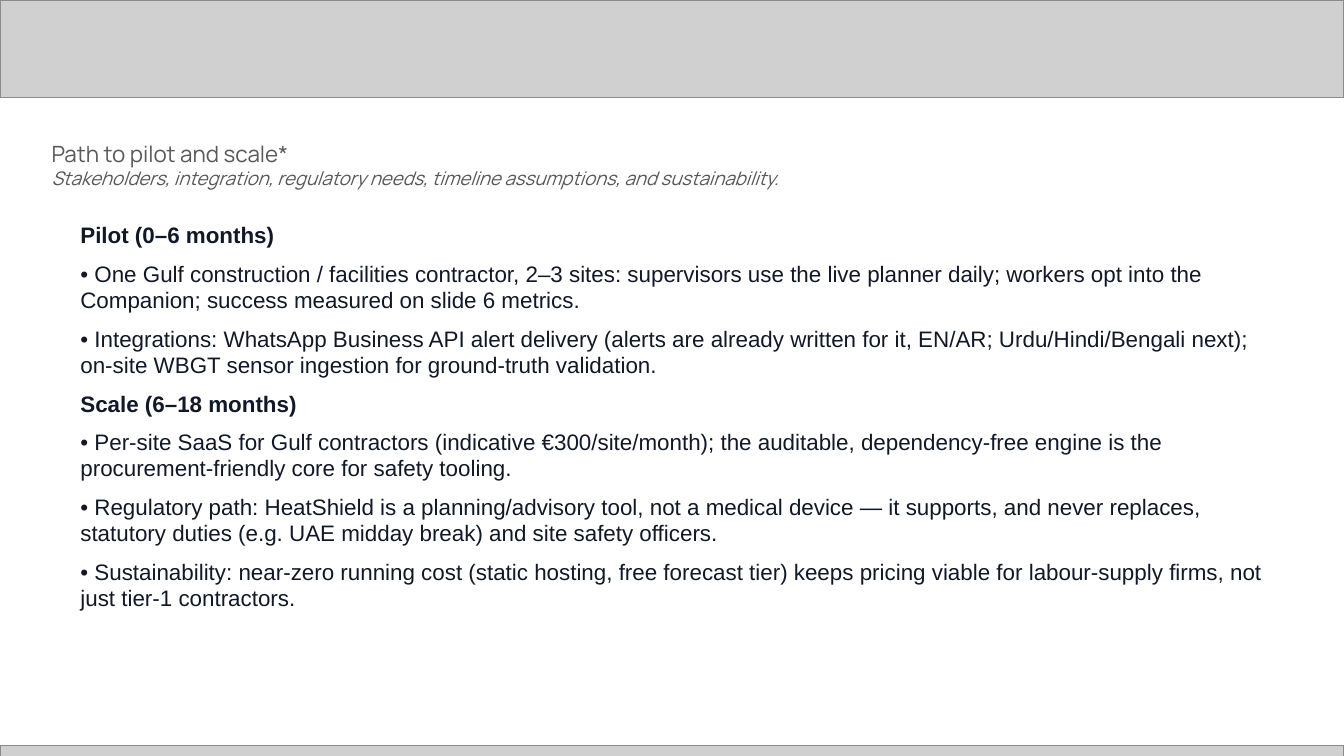
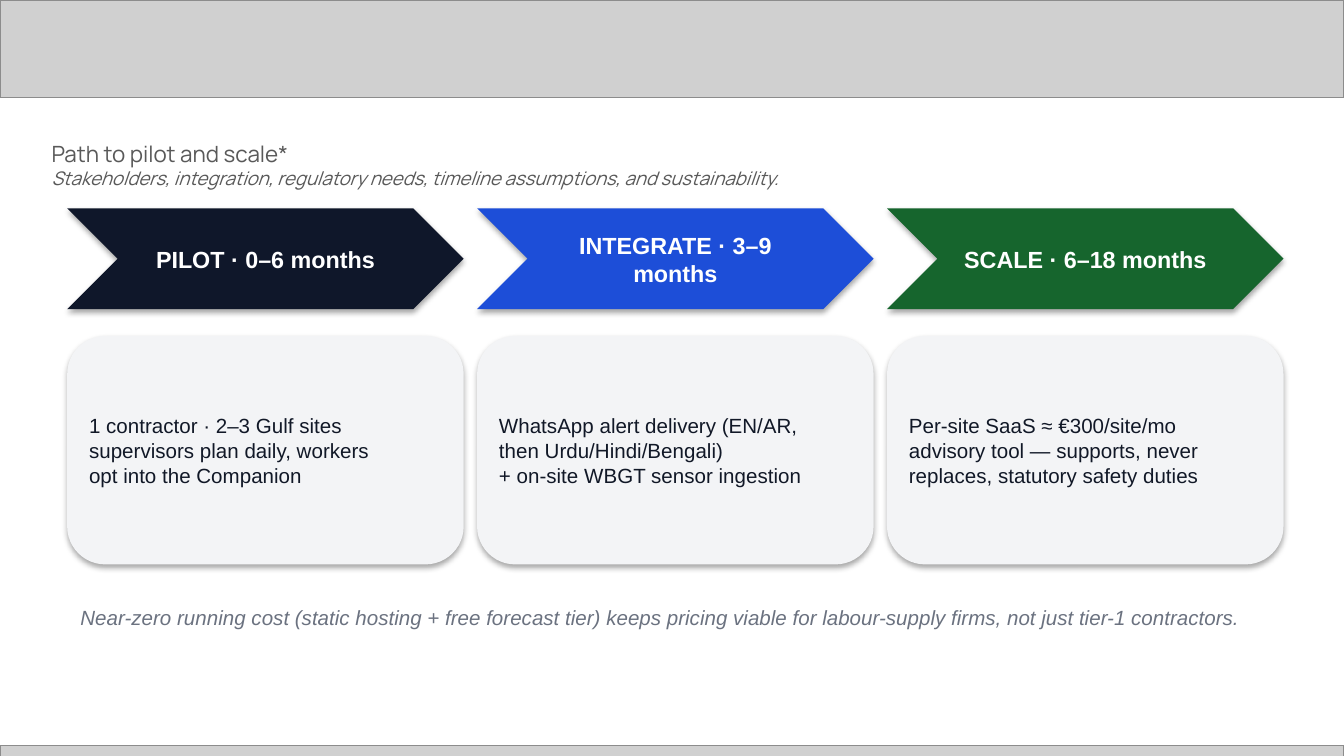
Before and after one commit to syaikhipin/heatshield, a slide deck: slide 12 of deck/heatshield-template-deck.pptx. Drawn at 1344x756 pixels with LibreOffice and Linux fonts; fonts in the diff are those of the drawing; grey boxes stand for pictures. Boxes give left, top, right and bottom in pixels: in the first picture for what was removed or moved away, otherwise in the second. Text is boxed around its words. In the diff, an @@ line names an element or a change of style, - is before the commit and + after.

```diff
--- a/deck/heatshield-template-deck.pptx
+++ b/deck/heatshield-template-deck.pptx
@@ chevron added at bbox=[67, 208, 464, 309], fill #0F172A, 12.5 pt, text #FFFFFF, bold @@
+PILOT · 0–6 months
@@ chevron added at bbox=[477, 208, 874, 309], fill #1D4ED8, 12.5 pt, text #FFFFFF, bold @@
+INTEGRATE · 3–9 months
@@ chevron added at bbox=[887, 208, 1284, 309], fill #16652D, 12.5 pt, text #FFFFFF, bold @@
+SCALE · 6–18 months
@@ text removed at bbox=[80, 226, 1261, 611] @@
-Pilot (0–6 months)
-• One Gulf construction / facilities contractor, 2–3 sites: supervisors use the live planner daily; workers opt into the Companion; success measured on slide 6 metrics.
-• Integrations: WhatsApp Business API alert delivery (alerts are already written for it, EN/AR; Urdu/Hindi/Bengali next); on-site WBGT sensor ingestion for ground-truth validation.
-Scale (6–18 months)
-• Per-site SaaS for Gulf contractors (indicative €300/site/month); the auditable, dependency-free engine is the procurement-friendly core for safety tooling.
-• Regulatory path: HeatShield is a planning/advisory tool, not a medical device — it supports, and never replaces, statutory duties (e.g. UAE midday break) and site safety officers.
-• Sustainability: near-zero running cost (static hosting, free forecast tier) keeps pricing viable for labour-supply firms, not just tier-1 contractors.
@@ rounded rectangle added at bbox=[67, 336, 464, 564], fill #F3F4F6, 11 pt, text #111827 @@
+1 contractor · 2–3 Gulf sites
+supervisors plan daily, workers
+opt into the Companion
@@ rounded rectangle added at bbox=[477, 336, 874, 564], fill #F3F4F6, 11 pt, text #111827 @@
+WhatsApp alert delivery (EN/AR,
+then Urdu/Hindi/Bengali)
++ on-site WBGT sensor ingestion
@@ rounded rectangle added at bbox=[887, 336, 1284, 564], fill #F3F4F6, 11 pt, text #111827 @@
+Per-site SaaS ≈ €300/site/mo
+advisory tool — supports, never
+replaces, statutory safety duties
@@ text added at bbox=[80, 610, 1238, 629], 11 pt, text #6B7280, italic @@
+Near-zero running cost (static hosting + free forecast tier) keeps pricing viable for labour-supply firms, not just tier-1 contractors.
```
Also in this commit, not shown: 13 other slides changed, 2 other files.
